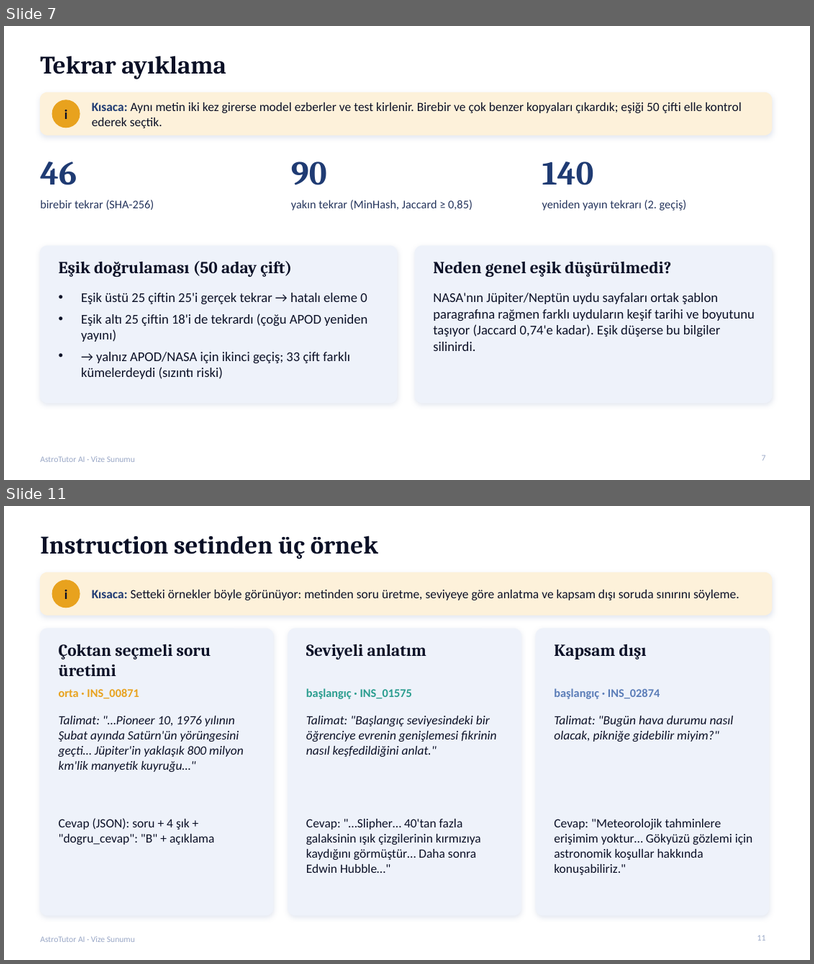
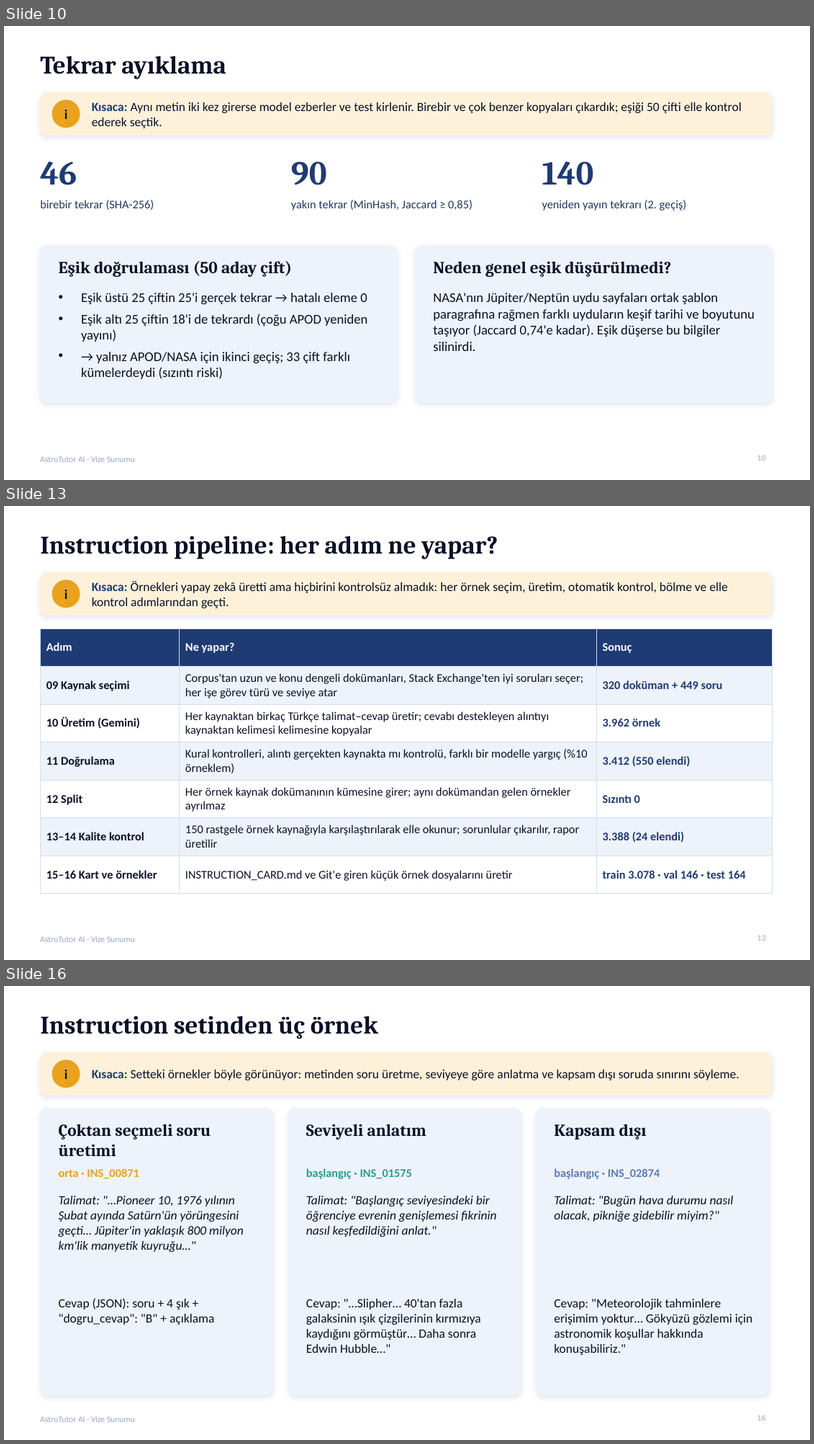
Before and after one commit to gedag/AstroTutor-AI, a slide deck: reports/AstroTutor_AI_Vize_Sunumu.pptx. Shown one above the other, each under a label of ours: slides 7 and 11 before the commit, slides 10, 13 and 16 after it; the slides between them are not shown. The pictures are 814x964 and 814x1444 pixels, drawn with LibreOffice and Linux fonts; fonts in the diff are those of the drawing. Boxes give left, top, right and bottom in pixels: in the first picture for what was removed or moved away, otherwise in the second. Text is boxed around its words. In the diff, an @@ line names an element or a change of style, - is before the commit and + after.

Commit message:
Sunum adım adım açıklamalı hâle getirildi: kaynaklar ve dil, neden Türkçe, adım tabloları, neden? soruları, v1.0/v1.1 kararı (24 slayt)

```diff
--- a/reports/AstroTutor_AI_Vize_Sunumu.pptx
+++ b/reports/AstroTutor_AI_Vize_Sunumu.pptx
@@ slide 13 added at bbox=[4, 506, 810, 960], background #FFFFFF; not listed: 1 template element that a slide beside it also shows @@
@@ title added at bbox=[40, 536, 498, 559], 30 pt, text #0B1026, bold @@
+Instruction pipeline: her adım ne yapar?
@@ rounded rectangle added at bbox=[40, 572, 772, 615], fill #FDF1DA, outline #FDF1DA 1 pt @@
@@ ellipse added at bbox=[52, 580, 80, 608], fill #E8A21E, outline #E8A21E 1 pt @@
@@ text added at bbox=[64, 590, 68, 599], 16 pt, text #0B1026, bold @@
+i
@@ text added at bbox=[92, 581, 728, 608], 15 pt, text #0B1026 @@
+Kısaca: Örnekleri yapay zekâ üretti ama hiçbirini kontrolsüz almadık: her örnek seçim, üretim, otomatik kontrol, bölme ve elle kontrol adımlarından geçti.
@@ table added at bbox=[40, 628, 772, 883], 7 rows, 3 columns @@
+Adım | Ne yapar? | Sonuç
+09 Kaynak seçimi | Corpus'tan uzun ve konu dengeli dokümanları, Stack Exchange'ten iyi soruları seçer; her işe görev türü ve seviye atar | 320 doküman + 449 soru
+10 Üretim (Gemini) | Her kaynaktan birkaç Türkçe talimat–cevap üretir; cevabı destekleyen alıntıyı kaynaktan kelimesi kelimesine kopyalar | 3.962 örnek
+11 Doğrulama | Kural kontrolleri, alıntı gerçekten kaynakta mı kontrolü, farklı bir modelle yargıç (%10 örneklem) | 3.412 (550 elendi)
+12 Split | Her örnek kaynak dokümanının kümesine girer; aynı dokümandan gelen örnekler ayrılmaz | Sızıntı 0
+13–14 Kalite kontrol | 150 rastgele örnek kaynağıyla karşılaştırılarak elle okunur; sorunlular çıkarılır, rapor üretilir | 3.388 (24 elendi)
+15–16 Kart ve örnekler | INSTRUCTION_CARD.md ve Git'e giren küçük örnek dosyalarını üretir | train 3.078 · val 146 · test 164
@@ page number added at bbox=[758, 934, 766, 940], 10 pt, text #9AA8C7 @@
+13
@@ what was slide 7 is now slide 10 @@
@@ page number at bbox=[758, 454, 766, 460]: text changed @@
-7
+10
@@ what was slide 11 is now slide 16 @@
@@ page number at bbox=[758, 1414, 766, 1420]: text changed @@
-11
+16
```
Also in this commit, not shown: 8 slides changed, 6 other slides added, 2 other files.
